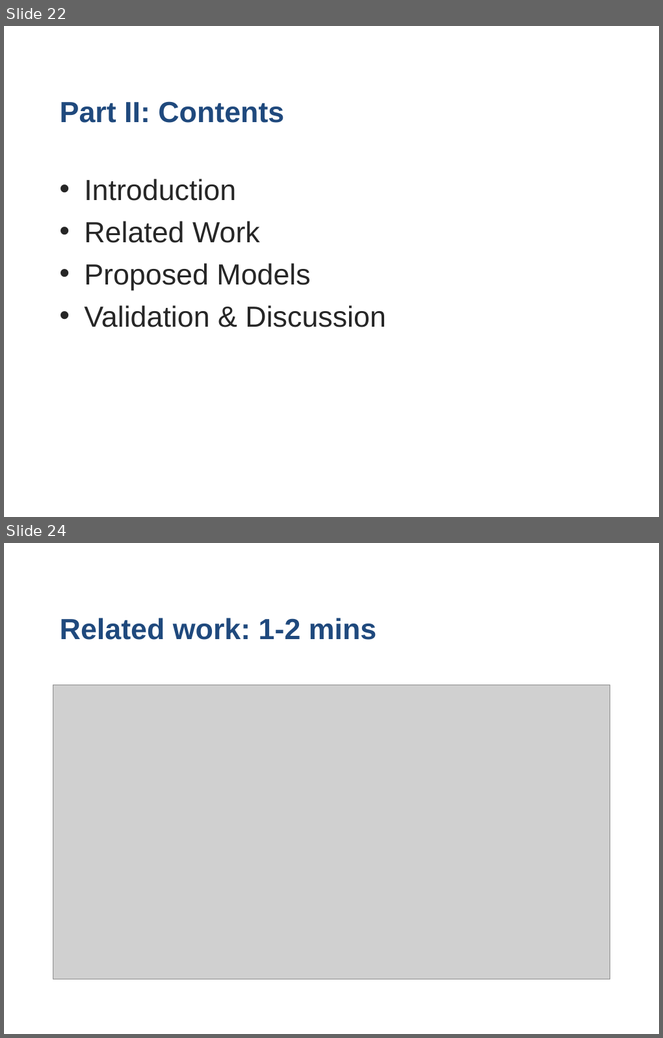
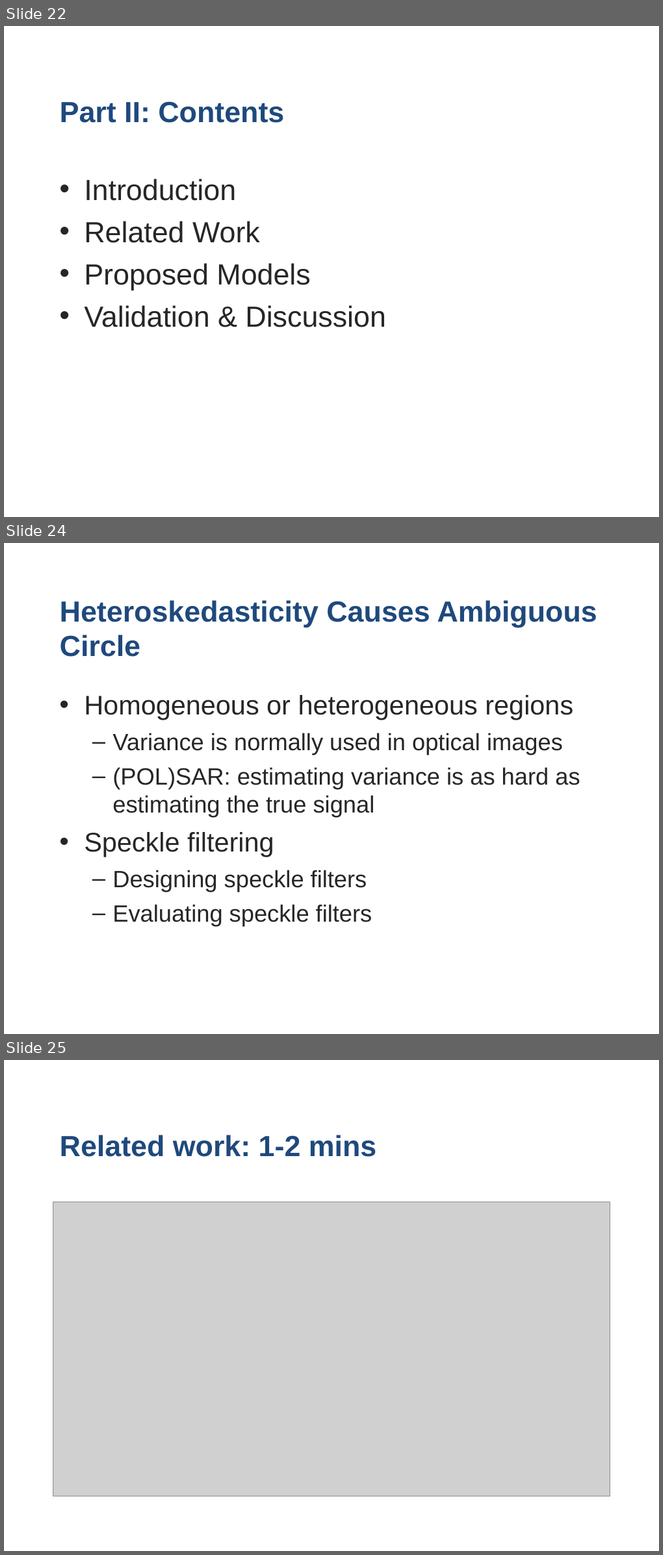
Before and after one commit to stivo-suong/thesis-latex-dev, a slide deck: oral_defense/Scalar & Homoskedastic Models for SAR & POLSAR.pptx.ppt. Shown one above the other, each under a label of ours: slides 22 and 24 before the commit, slides 22, 24 and 25 after it; the slides between them are not shown. The pictures are 663x1038 and 663x1555 pixels, drawn with LibreOffice and Linux fonts; fonts in the diff are those of the drawing; grey boxes stand for pictures; background and template pictures are left out. Boxes give left, top, right and bottom in pixels: in the first picture for what was removed or moved away, otherwise in the second. Text is boxed around its words. In the diff, an @@ line names an element or a change of style, - is before the commit and + after.

```diff
--- a/oral_defense/Scalar & Homoskedastic Models for SAR & POLSAR.pptx.ppt
+++ b/oral_defense/Scalar & Homoskedastic Models for SAR & POLSAR.pptx.ppt
@@ slide 24 added at (4, 543, 659, 1034), background #FFFFFF @@
@@ title added at (60, 600, 597, 657), 32 pt, text #1F497D, bold @@
+Heteroskedasticity Causes Ambiguous Circle
@@ text added at (84, 695, 580, 927), 25.9 pt, text #262626 @@
+• Homogeneous or heterogeneous regions
+  – Variance is normally used in optical images
+  – (POL)SAR: estimating variance is as hard as estimating the true signal
+• Speckle filtering
+  – Designing speckle filters
+  – Evaluating speckle filters
@@ what was slide 24 is now slide 25 @@
```
Also in this commit, not shown: 3 slides changed, 4 other slides added, 1 slide removed, 2 other files.
